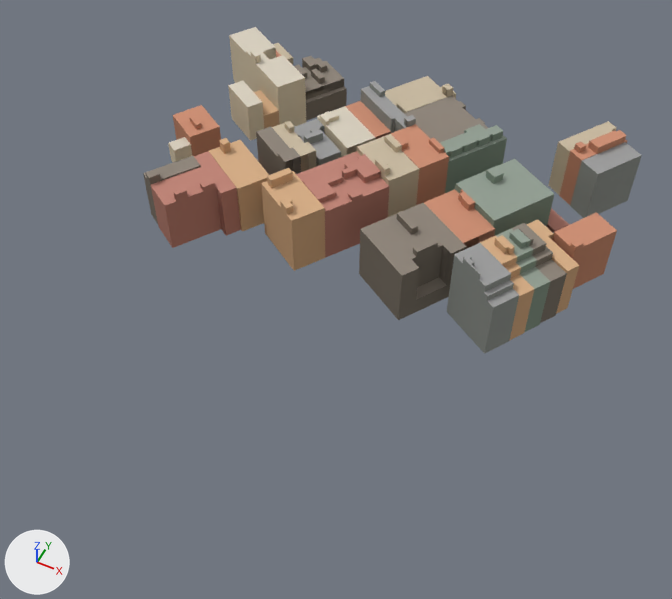
Renders of the glTF model public/models/washington-city/tile--2_3.glb from each side of a commit.
Before and after are seen from a 50 mm lens placed at (-167.0, -929.0, 279.0), pointed at (-281.0, -701.0, -6.0). Every picture has the same lights, and +X, +Y and +Z are marked at lower left. The first picture is the older version. Where no turn or scale is listed for an object, it has been applied to the vertices. Vertices at exactly the same position are counted once.

Script lines for the objects in view, before the commit:
```python
me_mesh_1 = bpy.data.meshes.new('Mesh_1')
me_mesh_1.from_pydata(...)  # 1318 vertices, 1324 faces; spans x -104.0..104.0, y -70.0..70.0, z -19.0..19.0
me_mesh_1.materials.append(mat_city_ground)
me_mesh_2 = bpy.data.meshes.new('Mesh_2')
me_mesh_2.from_pydata(...)  # 889 vertices, 673 faces; spans x -104.0..104.0, y -70.0..70.0, z -16.0..16.0
me_mesh_2.materials.append(mat_city_ground)
ob_roof = bpy.data.objects.new('roof', me_mesh_2)
ob_roof.location = (-290.2, -637.9, 17.6)
ob_wall = bpy.data.objects.new('wall', me_mesh_1)
ob_wall.location = (-290.2, -637.9, 14.9)
```
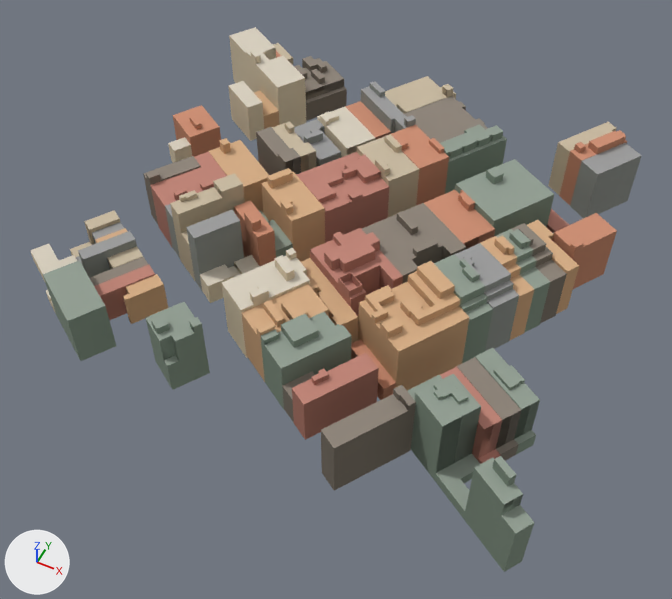
Where the newer file only moved an object's origin or applied its transform, the numbers keep the older frame.

Boxes (x1, y1, x2, y2) around the edits, measured in the pictures (672 x 599 px; the box of a moved part takes in the faces that stretch with it):
'wall', reshaped (22% wider, 68% taller): before (143, 36, 642, 354); after (31, 36, 641, 572)
'roof', reshaped (23% wider, 80% taller): before (143, 27, 641, 307); after (30, 27, 642, 533)
part 1 of me_mesh_1, added: after (263, 303, 285, 327)
part 2 of me_mesh_1, added: after (151, 321, 170, 334)
part 3 of me_mesh_1, added: after (275, 260, 295, 281)
part 4 of me_mesh_1, built on: before (302, 142, 570, 332); after (31, 153, 570, 572)
part 5 of me_mesh_1, recoloured: before (455, 259, 488, 347)
part 6 of me_mesh_2, moved or reshaped: before (413, 239, 438, 252); after (496, 440, 519, 454)
part 7 of me_mesh_2, added: after (264, 300, 284, 322)
part 8 of me_mesh_2, added: after (179, 190, 197, 198)
part 9 of me_mesh_2, added: after (466, 302, 493, 320)
part 10 of me_mesh_2, moved or reshaped: before (484, 280, 514, 296); after (460, 294, 488, 309)
part 11 of me_mesh_2, added: after (494, 456, 516, 478)
part 12 of me_mesh_2, added: after (164, 355, 179, 366)
part 13 of me_mesh_2, added: after (151, 315, 168, 329)
part 14 of me_mesh_2, added: after (189, 317, 202, 327)
part 15 of me_mesh_2, added: after (478, 449, 500, 463)
part 16 of me_mesh_2, added: after (514, 430, 536, 444)
part 17 of me_mesh_2, rebuilt (18% wider, 14% taller): before (464, 254, 480, 274); after (461, 255, 480, 278)
part 18 of me_mesh_2, built on: before (379, 216, 419, 275); after (30, 173, 540, 533)

Edits to the bpy script that builds the scene:
```text
Change me_mesh_1:
    remove me_mesh_1.from_pydata(...)  # 1318 vertices, 1324 faces; spans x -104.0..104.0, y -70.0..70.0, z -19.0..19.0
    add me_mesh_1.from_pydata(...)  # 2294 vertices, 2324 faces; spans x -113.0..116.0, y -147.0..70.0, z -19.0..22.0
    me_mesh_1 part 1: the loose piece of 8 vertices spanning x -59.0..-51.0, y 43.0..50.0, z -2.0..1.0 is copied, and the copy is moved by (60.0, -150.0, 11.0); it spans x 0.0..10.0, y -108.0..-100.0, z 9.0..12.0
    me_mesh_1 part 2: the loose piece of 8 vertices spanning x 47.0..54.0, y -2.0..5.0, z 11.0..15.0 is copied, and the copy is moved by (-79.0, -128.0, -2.0); it spans x -32.0..-25.0, y -130.0..-123.0, z 9.0..12.0
    me_mesh_1 part 3: the loose piece of 8 vertices spanning x -59.0..-51.0, y 43.0..50.0, z -2.0..1.0 is copied, and the copy is moved by (54.0, -130.0, 13.0); it spans x -6.0..3.0, y -88.0..-80.0, z 10.0..15.0
    me_mesh_1 part 4: 4 vertices moved within x 29.0..71.0, y -63.0..-22.0, z -18.0..12.0; 16 vertices removed from x -26.0..89.0, y -46.0..54.0, z -17.0..11.0; 968 vertices added at x -113.0..116.0, y -147.0..54.0, z -18.0..22.0
    me_mesh_1 part 5: 6 kept faces spanning x 58.0..71.0, y -63.0..-55.0, z -17.0..18.0 get new vertex colours; the middle colour goes from grey #858983 to grey #788878
    other edits to the shape of me_mesh_1 do not show in these pictures
Change me_mesh_2:
    remove me_mesh_2.from_pydata(...)  # 889 vertices, 673 faces; spans x -104.0..104.0, y -70.0..70.0, z -16.0..16.0
    add me_mesh_2.from_pydata(...)  # 1548 vertices, 1160 faces; spans x -113.0..116.0, y -147.0..70.0, z -16.0..19.0
    me_mesh_2 part 6: the loose piece of 4 vertices spanning x 37.0..44.0, y -52.0..-42.0, z 8.0 is moved by (57.0, -60.0, -19.0)
    me_mesh_2 part 7: the loose piece of 4 vertices spanning x 0.0..9.0, y -2.0..5.0, z 11.0 is copied, and the copy is moved by (1.0, -105.0, -2.0); it spans x 0.0..10.0, y -108.0..-100.0, z 9.0
    me_mesh_2 part 8: the loose piece of 6 vertices spanning x -84.0..-65.0, y -60.0..-38.0, z 4.0 is copied, and the copy is scaled about its middle by (0.287, 0.289, 1), then moved by (22.0, -19.0, 9.0); it spans x -56.0..-50.0, y -72.0..-65.0, z 13.0
    me_mesh_2 part 9: the loose piece of 4 vertices spanning x 37.0..44.0, y -52.0..-42.0, z 8.0 is copied, and the copy is moved by (30.0, -22.0, -1.0); it spans x 66.0..75.0, y -74.0..-63.0, z 6.0
    me_mesh_2 part 10: the loose piece of 4 vertices spanning x 70.0..78.0, y -63.0..-52.0, z 10.0 is moved by (-6.0, -10.0, -1.0)
    me_mesh_2 part 11: the loose piece of 4 vertices spanning x 71.0..78.0, y -35.0..-30.0, z 16.0 is copied, and the copy is moved by (28.0, -102.0, 3.0); it spans x 98.0..106.0, y -137.0..-131.0, z 19.0
    me_mesh_2 part 12: the loose piece of 4 vertices spanning x -64.0..-59.0, y -65.0..-60.0, z 7.0 is copied, and the copy is moved by (39.0, -68.0, -12.0); it spans x -26.0..-21.0, y -133.0..-128.0, z -5.0
    me_mesh_2 part 13: the loose piece of 4 vertices spanning x -81.0..-75.0, y -61.0..-55.0, z 7.0 is copied, and the copy is moved by (49.0, -68.0, 2.0); it spans x -32.0..-25.0, y -130.0..-123.0, z 9.0
    me_mesh_2 part 14: the loose piece of 4 vertices spanning x -81.0..-75.0, y -61.0..-55.0, z 7.0 is copied, and the copy is moved by (61.0, -62.0, 2.0); it spans x -20.0..-15.0, y -123.0..-119.0, z 9.0
    me_mesh_2 part 15: the loose piece of 4 vertices spanning x 71.0..77.0, y -50.0..-42.0, z 10.0 is copied, and the copy is moved by (19.0, -67.0, -21.0); it spans x 90.0..96.0, y -117.0..-109.0, z -12.0
    me_mesh_2 part 16: the loose piece of 5 vertices spanning x 52.0..63.0, y -38.0..-23.0, z -12.0 is copied, and the copy is scaled about its middle by (0.489, 0.471, 1), then moved by (45.0, -69.0, 1.0); it spans x 99.0..105.0, y -104.0..-96.0, z -11.0
    me_mesh_2 part 17: the loose piece of 10 vertices spanning x 58.0..66.0, y -60.0..-52.0, z 16.0 is rebuilt with 14 vertices and now spans x 57.0..66.0, y -62.0..-52.0, z 15.0
    me_mesh_2 part 18: 1 vertex moved within x 38.0, y -64.0, z 5.0; 612 vertices added at x -113.0..116.0, y -147.0..-42.0, z -16.0..16.0
    other edits to the shape of me_mesh_2 do not show in these pictures
```
